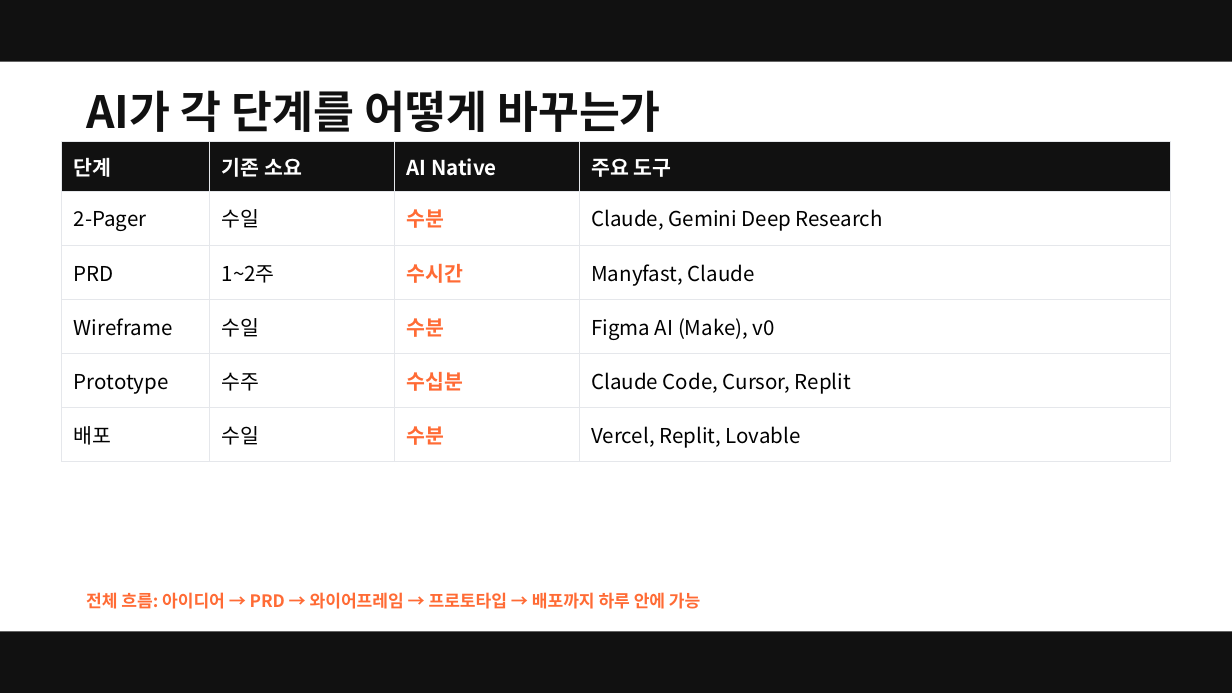
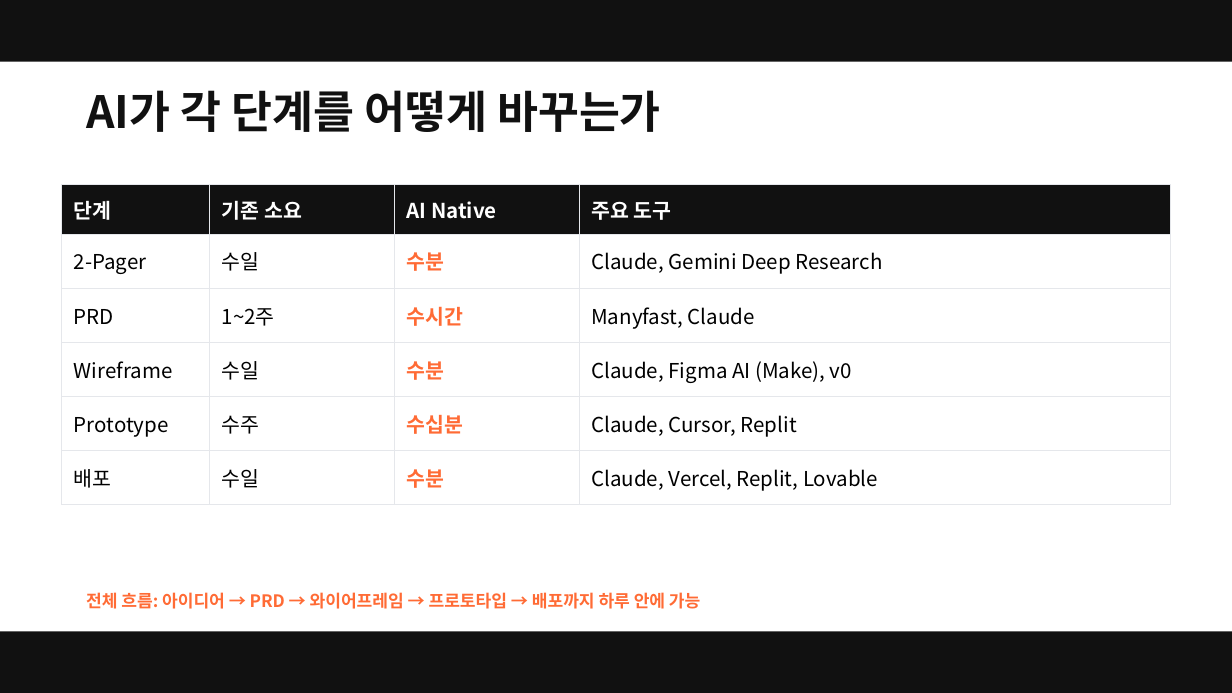
Before and after one commit to smilesjcha/ai-native-pm, a slide deck: slide 15 of projects/26Q3_Fastcampus-Lecture/assets/pptx/ai-native-pm-lecture.pptx. Drawn at 1232x693 pixels with LibreOffice and Linux fonts; fonts in the diff are those of the drawing. Boxes give left, top, right and bottom in pixels: in the first picture for what was removed or moved away, otherwise in the second. Text is boxed around its words. In the diff, an @@ line names an element or a change of style, - is before the commit and + after.

```diff
--- a/projects/26Q3_Fastcampus-Lecture/assets/pptx/ai-native-pm-lecture.pptx
+++ b/projects/26Q3_Fastcampus-Lecture/assets/pptx/ai-native-pm-lecture.pptx
@@ table at bbox=[62, 185, 1170, 505] @@
-row 4, column 4: Figma AI (Make), v0
+row 4, column 4: Claude, Figma AI (Make), v0
-row 5, column 4: Claude Code, Cursor, Replit
+row 5, column 4: Claude, Cursor, Replit
-row 6, column 4: Vercel, Replit, Lovable
+row 6, column 4: Claude, Vercel, Replit, Lovable
@@ table: place and size @@
-table at bbox=[62, 142, 1170, 452]
+table at bbox=[62, 185, 1170, 505]
```
Also in this commit, not shown: 26 other slides changed, 1 other file.
